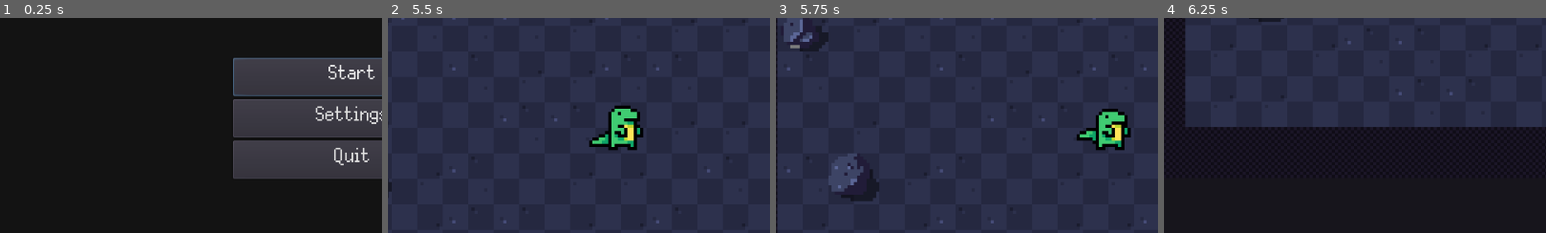
Above: before the commit, frames 1-4 (left to right).
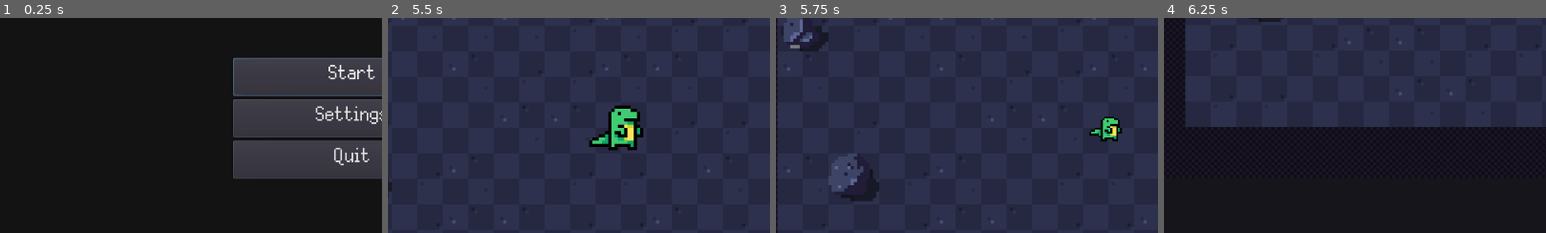
Above: after the commit, the same moments.

Repository: colinbellino/ai-and-games-2022
Game: Godot game, scene res://media/scenes/main.tscn
Two runs of this game, one before a commit and one after it. Both use one fixed random seed, a clock stepped at 60 frames per second and the inputs below.
Inputs (mouse positions are % of the whole screen's width and height, from its top left):
- Up to frame 1 (0.25 s): no input
- Up to frame 2 (5.5 s): click "Start" at 0.5 s; move the mouse to (50, 53) at 1.27 s; hold D (move_right) 1.28-2.03 s; click (50, 53) at 1.35 s; move the mouse to (30, 55) at 2.02 s; hold S (move_down) 2.03-2.78 s; right-click (30, 55) at 2.1 s; move the mouse to (60, 28) at 2.77 s; hold D (move_right) 2.78-3.53 s; click (60, 28) at 2.85 s; move the mouse to (45, 70) at 3.52 s; hold Z (move_up) 3.53-4.28 s; right-click (45, 70) at 3.6 s; click (45, 70) at 3.67 s; move the mouse to (80, 65) at 4.27 s; hold Q (move_left) from 4.28 s (still down); click (80, 65) at 4.35 s; move the mouse to (20, 35) at 5.02 s; right-click (20, 35) at 5.1 s
- Up to frame 3 (5.75 s): keep holding Q (move_left)
- Up to frame 4 (6.25 s): move the mouse to (55, 50) at 5.77 s; release Q (move_left) at 5.78 s; hold S (move_down) from 5.78 s (still down); click (55, 50) at 5.85 s
The pictures show only the part of the screen within x 4-54%, y 28-78%; the shares and areas given below are measured in that part.

Frames 1-2 are identical in both runs. In frame 3, 1.6% of the frame differs, in the area x 78-93%, y 42-62%; in frame 4, nothing differs.

Commit message:
Add simple barks every 5 seconds

Diff:
--- a/project.godot
+++ b/project.godot
@@ -14,6 +14,11 @@
 "language": "GDScript",
 "path": "res://src/behaviours/Attracted.gd"
 }, {
+"base": "Behaviour",
+"class": "Bark",
+"language": "GDScript",
+"path": "res://src/behaviours/Bark.gd"
+}, {
 "base": "Node",
 "class": "Behaviour",
 "language": "GDScript",
@@ -106,6 +111,7 @@
 } ]
 _global_script_class_icons={
 "Attracted": "",
+"Bark": "",
 "Behaviour": "",
 "DebugUI": "",
 "EmitStimulus": "",
@@ -146,8 +152,6 @@
 gdscript/warnings/unused_signal=false
 gdscript/warnings/return_value_discarded=false
 gdscript/warnings/integer_division=false
-gdscript/warnings/unsafe_property_access=true
-gdscript/warnings/unsafe_method_access=true
 gdscript/warnings/unsafe_cast=true
 gdscript/warnings/unsafe_call_argument=true
 
--- a/src/GameSettings.gd
+++ b/src/GameSettings.gd
@@ -11,3 +11,4 @@
 export var skip_title : bool
 export var level : int
 export var entity_fullname : bool
+export var skip_pet_cooldown : bool
--- /dev/null
+++ b/src/behaviours/Bark.gd
@@ -0,0 +1,47 @@
+class_name Bark extends Behaviour
+
+var next_bark : int
+var delay_in_ms : int = 5000
+
+signal bark_finished()
+
+func _ready() -> void:
+    next_bark = OS.get_ticks_msec() + delay_in_ms
+    pass
+
+func _exit_tree() -> void:
+    pass
+
+func _process(_delta: float) -> void:
+    if OS.get_ticks_msec() >= next_bark:
+        next_bark = OS.get_ticks_msec() + delay_in_ms
+
+        bark(Globals.emotion_level)
+        yield(self, "bark_finished")
+        next_bark = OS.get_ticks_msec() + delay_in_ms
+
+func bark(emotion_level: int) -> void:
+    var original_position := entity.sprite_body.position
+    var original_scale := entity.sprite_body.scale
+
+    if emotion_level < -5: # Sad
+        var tween := create_tween()
+        tween.set_loops(2)
+        tween.tween_property(entity.sprite_body, "position:x", original_position.x + -2.0, 0.25)
+        tween.tween_property(entity.sprite_body, "position:x", original_position.x, 0.25)
+        yield(tween, "finished")
+
+    elif emotion_level > 5: # Happy
+        var tween := create_tween()
+        tween.set_loops(2)
+        tween.tween_property(entity.sprite_body, "position:y", original_position.y + -2.0, 0.25)
+        tween.tween_property(entity.sprite_body, "position:y", original_position.y, 0.25)
+        yield(tween, "finished")
+
+    else: # Neutral
+        var tween := create_tween()
+        tween.tween_property(entity.sprite_body, "scale", original_scale * 0.5, 0.25)
+        tween.tween_property(entity.sprite_body, "scale", original_scale, 0.25)
+        yield(tween, "finished")
+
+    emit_signal("bark_finished")
--- a/src/behaviours/Pet.gd
+++ b/src/behaviours/Pet.gd
@@ -1,7 +1,7 @@
 class_name Pet extends Behaviour
 
 var last_interaction : int
-var cooldown : int = 1500
+var cooldown_in_ms : int = 1500
 
 func _ready() -> void:
     entity.connect("interacted", self, "entity_interacted")
@@ -9,7 +9,7 @@
 
 func entity_interacted(interaction_type: int) -> void:
     # Maybe later we want to queue the emotion changes, but for now a cooldown will suffice
-    if OS.get_ticks_msec() < last_interaction + cooldown:
+    if Globals.settings.skip_pet_cooldown == false && OS.get_ticks_msec() < last_interaction + cooldown_in_ms:
         return
 
     if interaction_type == 1:
@@ -29,19 +29,17 @@
     entity.sprite_emote.region_rect.position.x = x * sprite_size
     entity.sprite_emote.region_rect.position.y = y * sprite_size
 
-    var origin_position := entity.sprite_emote.position
+    var original_position := entity.sprite_emote.position
 
     var tween := create_tween()
     tween.tween_property(entity.sprite_emote, "modulate:a", 1.0, 0.1)
     yield(tween, "finished")
 
     tween = create_tween().set_loops(2)
-    tween.tween_property(entity.sprite_emote, "position:y", origin_position.y + -2.0, 0.25)
-    tween.tween_property(entity.sprite_emote, "position:y", origin_position.y, 0.25)
+    tween.tween_property(entity.sprite_emote, "position:y", original_position.y + -2.0, 0.25)
+    tween.tween_property(entity.sprite_emote, "position:y", original_position.y, 0.25)
     yield(tween, "finished")
 
     tween = create_tween()
     tween.tween_property(entity.sprite_emote, "modulate:a", 0.0, 0.1)
     yield(tween, "finished")
-
-    print("done")
Not shown, changed: media/maps/world_0.ldtk
